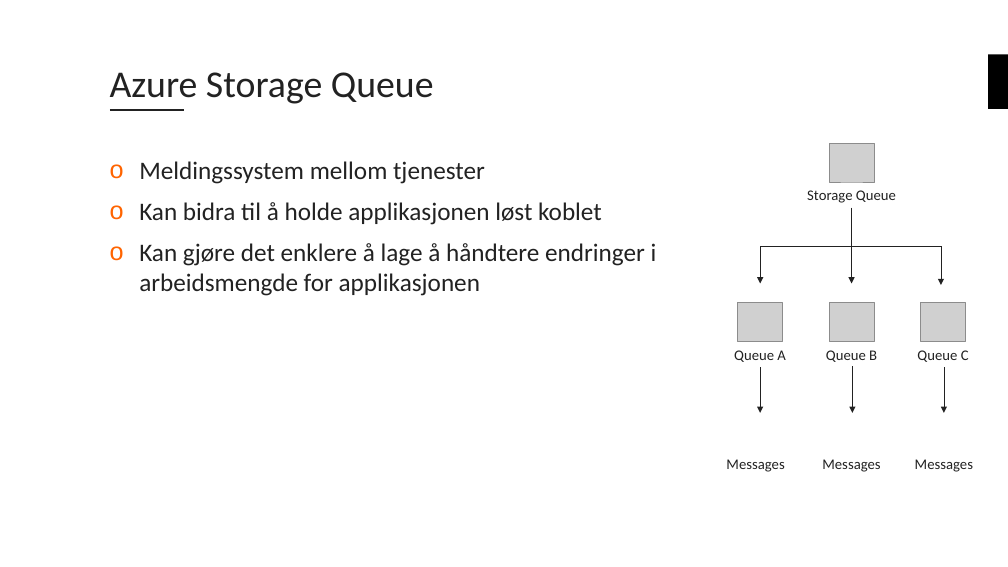
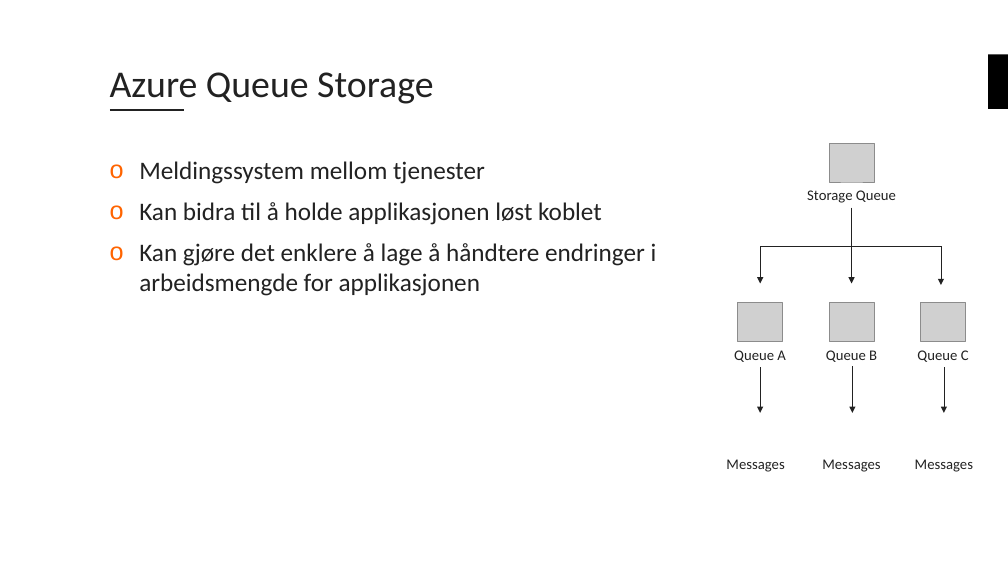
Before and after one commit to bouvet/azure-workshops, a slide deck: slide 30 of Workshop_1/Presentasjon/Azureskolen-Workshop#1.pptx. Drawn at 1008x567 pixels with LibreOffice and Linux fonts; fonts in the diff are those of the drawing; grey boxes stand for pictures; background and template pictures are left out. Boxes give left, top, right and bottom in pixels: in the first picture for what was removed or moved away, otherwise in the second. Text is boxed around its words. In the diff, an @@ line names an element or a change of style, - is before the commit and + after.

```diff
--- a/Workshop_1/Presentasjon/Azureskolen-Workshop#1.pptx
+++ b/Workshop_1/Presentasjon/Azureskolen-Workshop#1.pptx
@@ title at (110, 72, 433, 104): text changed @@
-Azure Storage Queue
+Azure Queue Storage
```
Also in this commit, not shown: 5 other slides changed.
